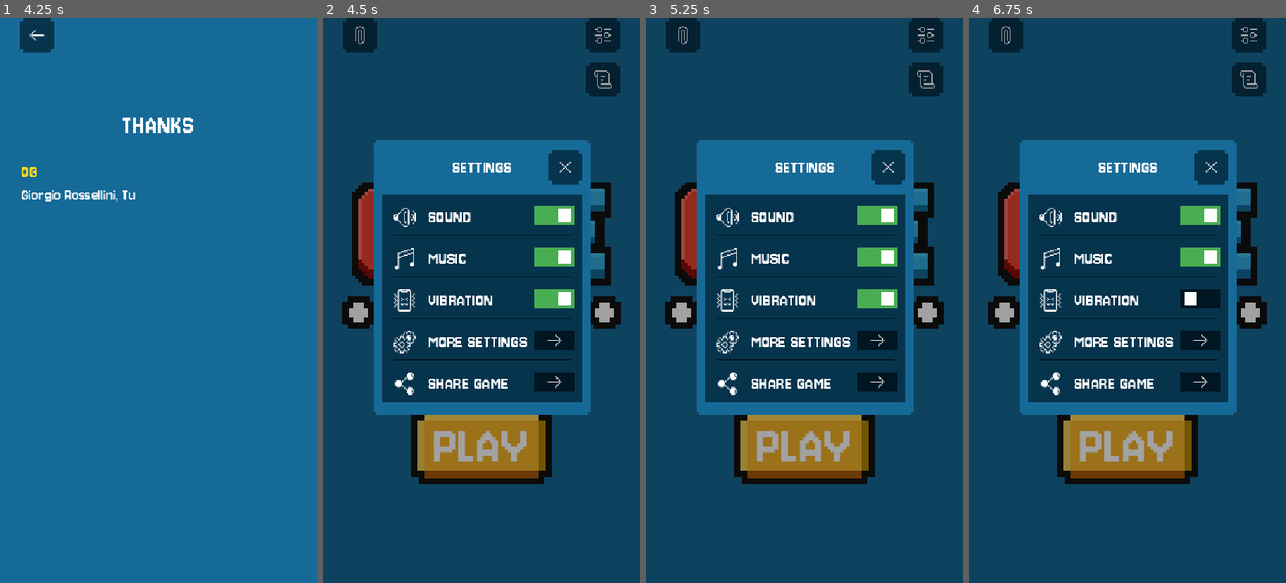
Above: before the commit, frames 1-4 (left to right).
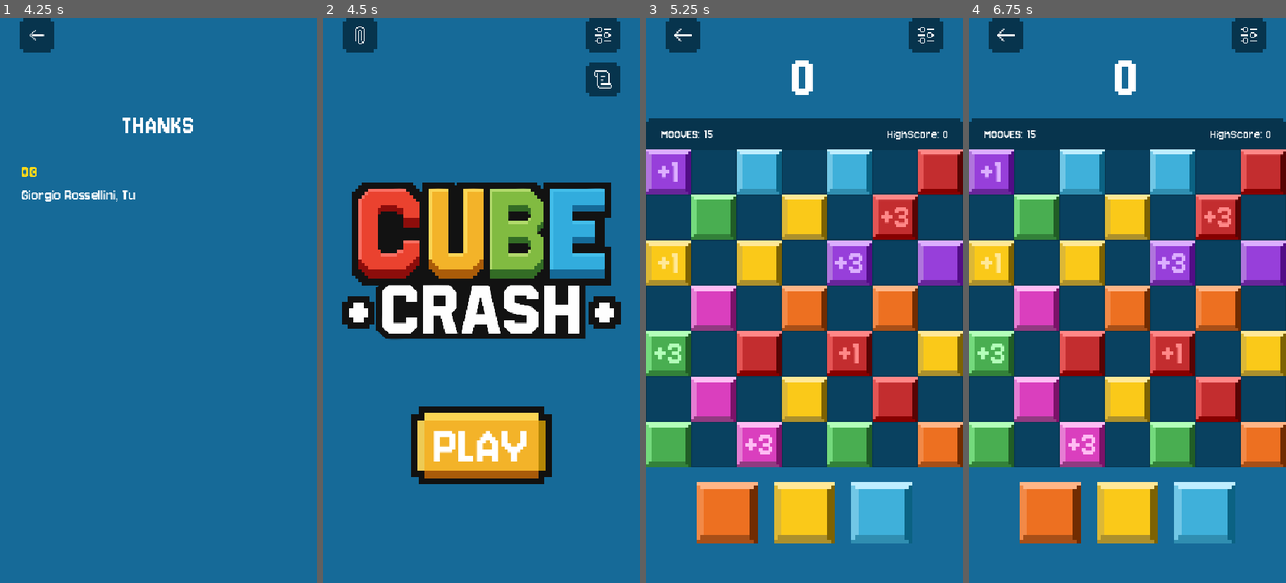
Above: after the commit, the same moments.

Repository: GIORGIOKIRRY/CUBE-CRASH
Game: Godot game, scene res://CORE/Scene/Loading.tscn
The game is run twice, just before and just after one commit, with the same random seed, the same clock (stepped at 60 frames per second) and the same inputs.
Inputs (mouse positions are in pixels of both pictures, inside the frame that each line leads up to):
- Up to frame 1 (4.25 s): move the mouse to (228, 272) at 0.52 s; click (228, 272) at 0.67 s; drag from (95, 328) to (142, 413) at 1.27 s; move the mouse to (190, 176) at 2.02 s; click (190, 176) at 2.17 s; click (278, 80) at 2.75 s; click (231, 340) at 3.5 s
- Up to frame 2 (4.5 s): click (361, 34) at 4.25 s
- Up to frame 3 (5.25 s): click (804, 447) at 5 s
- Up to frame 4 (6.75 s): click (1127, 447) at 5.77 s; click (1200, 300) at 6.52 s

Frame 1 is identical in both runs. In frame 2, 91% of the frame differs, in the area x 0-100%, y 0-100%; in frame 3, 77%; in frame 4, 77%.

Commit message:
Fixes: full bonus moves, placed-cube destroy anim, explosion SFX, hints, thanks-back, shakes
- Bonus-move cubes (+1/+2/+3) always give full value (removed difficulty penalty
  that rounded them to 0 late-game)
- Placed cube now plays full destroy animation: kill the drag scale-tween so it no
  longer fights the dim() scale-pop; match cubes also do a scale pop
- Explosion SFX (explosion.wav) on random balance/combo cube removals
- Hints after 5s idle: bottom cube bounce + target-cell opacity pulse (2 blinks),
  plus swap hint (two cubes move) when no useful placement / no moves
- Placement preview fades opacity to zero instead of vanishing
- MOOVES text shakes when placing with zero moves
- Thanks opened from home: back returns to home (not settings)
- Score +N green popup above the big number; number pop-scale on gain

Co-Authored-By: Claude Opus 4.8 (1M context) <noreply@anthropic.com>

Diff:
--- a/CORE/Script/grid.gd
+++ b/CORE/Script/grid.gd
@@ -150,6 +150,8 @@
 var dragging_from_slot: int = -1
 var drag_start_pos: Vector2 = Vector2.ZERO
 var _placement_preview: Polygon2D = null   # fantasma della cella dove verrà piazzato
+var _preview_fade_tween: Tween = null       # dissolvenza della preview
+var _drag_scale_tween: Tween = null         # tween di scala del cubo trascinato
 var _explo_frames: SpriteFrames = null      # frame dell'animazione di esplosione
 var _moves_since_balance: int = 0           # cooldown mosse per il bilanciamento
 var _last_shown_score: int = -1             # per l'animazione pop del punteggio
@@ -164,6 +166,9 @@
 var _last_action_ms: int = 0                 # ultimo input del player (per i suggerimenti)
 var _hint_ghost: Node2D = null               # fantasma del suggerimento sulla griglia
 var _next_hint_ms: int = 0
+var _hint_swap_tweens: Array = []            # tween dell'animazione suggerimento swap
+var _hint_swap_pieces: Array = []            # cubi animati dallo swap hint
+var _hint_swap_base: Array = []              # posizioni originali da ripristinare
 var _last_diff_update_ms: int = 0            # throttle aggiornamento difficoltà (tempo)
 
 # =========================================================
@@ -355,21 +360,15 @@
 				all_pieces[i][j] = null
 				destroyed_positions.append(Vector2i(i, j))
 
-	# 🔹 Applica bonus mosse se presente
+	# 🔹 Applica bonus mosse: i cubi +1/+2/+3 danno SEMPRE il loro valore pieno.
+	# (La difficoltà nel tempo viene dalla minor frequenza dei cubi-mossa e dai
+	#  vuoti al refill, non dall'azzerare le mosse guadagnate.)
 	if bonus_moves > 0:
-		# SFX: nuova mossa guadagnata (pezzo +1/+2/+3 distrutto)
 		settings.play_newmove()
-
-		var penalty_ratio: float = clamp(0.15 + difficulty_level * 0.08, 0.0, 0.85)
-		var penalized: int = int(round(bonus_moves * (1.0 - penalty_ratio)))
-
-		current_moves += penalized
-		_show_move_gain_popup(penalized)
+		current_moves += bonus_moves
+		_show_move_gain_popup(bonus_moves)
 		update_moves_label()
-
-		print("Bonus:", bonus_moves,
-			" | penalty %:", penalty_ratio,
-			" | final:", penalized)
+		print("Bonus mosse:", bonus_moves, " -> mosse totali:", current_moves)
 
 	# Applica punteggio
 	if destroyed_count > 0:
@@ -683,6 +682,9 @@
 			and current_moves > 0:
 				# Inserimento dalla BottomGrid: se spot vuoto, rimane anche senza match
 				dragging_piece.set_meta("origin", "grid")
+				# ferma il tween di scala del drag: altrimenti combatte con il pop di dim()
+				if _drag_scale_tween != null and _drag_scale_tween.is_valid():
+					_drag_scale_tween.kill()
 				dragging_piece.scale = Vector2(GRID_PIECE_SCALE, GRID_PIECE_SCALE)
 				dragging_piece.global_position = grid_to_pixel(target_grid.x, target_grid.y)
 				all_pieces[target_grid.x][target_grid.y] = dragging_piece
@@ -724,6 +726,9 @@
 				# Ritorna allo slot originale se non valido
 				dragging_piece.global_position = _bottom_slot_pixel(dragging_from_slot)
 				_tween_piece_scale(dragging_piece, BOTTOM_PIECE_SCALE)
+				# posto valido ma niente mosse -> scuoti "MOOVES" per farlo capire
+				if current_moves <= 0 and is_in_grid(target_grid) and all_pieces[target_grid.x][target_grid.y] == null:
+					_shake_moves_label()
 
 			# Reset parametri di drag
 			_hide_placement_preview()
@@ -1111,6 +1116,7 @@
 		return
 	var tw := p.create_tween()
 	tw.tween_property(p, "scale", Vector2(s, s), 0.15).set_trans(Tween.TRANS_QUAD).set_ease(Tween.EASE_OUT)
+	_drag_scale_tween = tw
 
 func _moves_color(m: int) -> Color:
 	if m <= 1:
@@ -1189,12 +1195,25 @@
 	var g := pixel_to_grid(get_global_mouse_position().x, get_global_mouse_position().y)
 	if is_in_grid(g) and all_pieces[g.x][g.y] == null and current_moves > 0:
 		_ensure_placement_preview()
+		if _preview_fade_tween != null and _preview_fade_tween.is_valid():
+			_preview_fade_tween.kill()
 		_placement_preview.position = grid_to_pixel(g.x, g.y)
+		_placement_preview.modulate.a = 1.0
 		_placement_preview.visible = true
 	else:
 		_hide_placement_preview()
 
 func _hide_placement_preview() -> void:
+	if _placement_preview == null or not _placement_preview.visible:
+		return
+	# dissolvenza dolce dell'opacità fino a zero (non scompare di colpo)
+	if _preview_fade_tween != null and _preview_fade_tween.is_valid():
+		_preview_fade_tween.kill()
+	_preview_fade_tween = _placement_preview.create_tween()
+	_preview_fade_tween.tween_property(_placement_preview, "modulate:a", 0.0, 0.18).set_trans(Tween.TRANS_SINE)
+	_preview_fade_tween.tween_callback(_on_preview_faded)
+
+func _on_preview_faded() -> void:
 	if _placement_preview != null:
 		_placement_preview.visible = false
 
@@ -1268,7 +1287,7 @@
 	# la cella esplosa torna un buco: spazio reale e duraturo per il player
 	cell_active[c.x][c.y] = false
 	_spawn_explosion(grid_to_pixel(c.x, c.y), piece)
-	settings.play_destroy()
+	settings.play_explosion()
 	settings.vibrate(45)
 
 # =========================================================
@@ -1317,11 +1336,51 @@
 	return {}
 
 func _show_hint() -> void:
-	var move := _find_useful_move()
-	if move.is_empty():
-		return
-	_bounce_bottom_piece(int(move["slot"]))
-	_wiggle_hint_at(move["cell"], bottom_pieces[int(move["slot"])])
+	# 1) se hai mosse e c'è un piazzamento utile dei 3 cubi in basso, suggerisci quello
+	if current_moves > 0:
+		var move := _find_useful_move()
+		if not move.is_empty():
+			_bounce_bottom_piece(int(move["slot"]))
+			_wiggle_hint_at(move["cell"], bottom_pieces[int(move["slot"])])
+			return
+	# 2) altrimenti (mosse finite o niente piazzamento utile): suggerisci uno swap nella griglia
+	var sw := _find_useful_swap()
+	if not sw.is_empty():
+		_show_swap_hint(sw["a"], sw["b"])
+
+# Trova uno scambio tra due cubi adiacenti che forma un match: {a, b} oppure {}
+func _find_useful_swap() -> Dictionary:
+	for y in range(height):
+		for x in range(width):
+			if x + 1 < width and _would_form_match_if_swap(x, y, x + 1, y):
+				return {"a": Vector2i(x, y), "b": Vector2i(x + 1, y)}
+			if y + 1 < height and _would_form_match_if_swap(x, y, x, y + 1):
+				return {"a": Vector2i(x, y), "b": Vector2i(x, y + 1)}
+	return {}
+
+# Mostra lo scambio suggerito: i due cubi si muovono l'uno verso l'altro e tornano
+func _show_swap_hint(a: Vector2i, b: Vector2i) -> void:
+	_clear_hint()
+	var pa = all_pieces[a.x][a.y]
+	var pb = all_pieces[b.x][b.y]
+	if pa == null or pb == null:
+		return
+	var pa_pos: Vector2 = grid_to_pixel(a.x, a.y)
+	var pb_pos: Vector2 = grid_to_pixel(b.x, b.y)
+	_hint_swap_pieces = [pa, pb]
+	_hint_swap_base = [pa_pos, pb_pos]
+	if pa is CanvasItem: pa.z_index = 40
+	if pb is CanvasItem: pb.z_index = 40
+	# un tween per cubo (concorrenti): ognuno va verso l'altro e torna, 3 volte
+	var pa_to: Vector2 = pa_pos.lerp(pb_pos, 0.5)
+	var pb_to: Vector2 = pb_pos.lerp(pa_pos, 0.5)
+	var ta: Tween = pa.create_tween().set_loops(3)
+	ta.tween_property(pa, "position", pa_to, 0.3).set_trans(Tween.TRANS_SINE)
+	ta.tween_property(pa, "position", pa_pos, 0.3).set_trans(Tween.TRANS_SINE)
+	var tb: Tween = pb.create_tween().set_loops(3)
+	tb.tween_property(pb, "position", pb_to, 0.3).set_trans(Tween.TRANS_SINE)
+	tb.tween_property(pb, "position", pb_pos, 0.3).set_trans(Tween.TRANS_SINE)
+	_hint_swap_tweens = [ta, tb]
 
 # Uno dei 3 cubi in basso rimbalza (utile da posizionare)
 func _bounce_bottom_piece(slot: int) -> void:
@@ -1341,20 +1400,49 @@
 	if src != null and src.has_node("Sprite2D"):
 		ghost.texture = src.get_node("Sprite2D").texture
 	ghost.scale = Vector2(CELL_SPRITE_SCALE, CELL_SPRITE_SCALE)
-	ghost.modulate = Color(1, 1, 1, 0.55)
+	ghost.modulate = Color(1, 1, 1, 0.0)   # parte invisibile
 	ghost.z_index = 60
 	ghost.position = grid_to_pixel(cell.x, cell.y)
 	add_child(ghost)
 	_hint_ghost = ghost
-	# pulsazione di opacità (appare/scompare), NIENTE movimento laterale
-	var tw := ghost.create_tween().set_loops(4)
-	tw.tween_property(ghost, "modulate:a", 0.12, 0.45).set_trans(Tween.TRANS_SINE)
-	tw.tween_property(ghost, "modulate:a", 0.7, 0.45).set_trans(Tween.TRANS_SINE)
+	# lampeggia 2 volte: 0 -> poca opacità -> 0 (niente movimento laterale)
+	var peak := 0.6
+	var tw := ghost.create_tween().set_loops(2)
+	tw.tween_property(ghost, "modulate:a", peak, 0.28).set_trans(Tween.TRANS_SINE)
+	tw.tween_property(ghost, "modulate:a", 0.0, 0.28).set_trans(Tween.TRANS_SINE)
+	# dopo i 2 lampeggi la preview sparisce; ricompare al prossimo ciclo (HINT_REPEAT_MS)
 	var life := ghost.create_tween()
-	life.tween_interval(3.6)
+	life.tween_interval(2.0 * 0.56 + 0.15)
 	life.tween_callback(ghost.queue_free)
 
 func _clear_hint() -> void:
 	if _hint_ghost != null and is_instance_valid(_hint_ghost):
 		_hint_ghost.queue_free()
 	_hint_ghost = null
+	# ferma l'eventuale animazione di swap e ripristina le posizioni dei cubi
+	for t in _hint_swap_tweens:
+		if t != null and t.is_valid():
+			t.kill()
+	_hint_swap_tweens = []
+	for i in range(_hint_swap_pieces.size()):
+		var p = _hint_swap_pieces[i]
+		if p != null and is_instance_valid(p):
+			p.position = _hint_swap_base[i]
+			if p is CanvasItem:
+				p.z_index = 0
+	_hint_swap_pieces = []
+	_hint_swap_base = []
+
+# Scuote il testo "MOOVES" + numero (in alto a sinistra) quando si prova a
+# posizionare un cubo ma le mosse sono finite.
+func _shake_moves_label() -> void:
+	var m = get_node_or_null("../UI/MOOVES")
+	if m == null or not (m is Control):
+		return
+	settings.vibrate(35)
+	var base_x: float = m.position.x
+	var tw: Tween = m.create_tween()
+	for i in 4:
+		tw.tween_property(m, "position:x", base_x - 12.0, 0.05).set_trans(Tween.TRANS_SINE)
+		tw.tween_property(m, "position:x", base_x + 12.0, 0.05).set_trans(Tween.TRANS_SINE)
+	tw.tween_property(m, "position:x", base_x, 0.05)
--- a/CORE/Script/piece.gd
+++ b/CORE/Script/piece.gd
@@ -17,6 +17,10 @@
 
 func dim():
 	Player.active = true
-	#var sprite = get_node("Sprite2D")
-	#sprite.modulate = Color(1,1,1,.5)
 	Player.play("match")
+	# pop di scala (ingrandimento) così TUTTI i cubi del match — anche quello appena
+	# piazzato — mostrano chiaramente l'animazione prima di distruggersi
+	scale = Vector2.ONE
+	var tw := create_tween()
+	tw.tween_property(self, "scale", Vector2(1.18, 1.18), 0.12).set_trans(Tween.TRANS_SINE).set_ease(Tween.EASE_OUT)
+	tw.tween_property(self, "scale", Vector2.ONE, 0.16).set_trans(Tween.TRANS_SINE)
--- a/CORE/Script/settings_menu.gd
+++ b/CORE/Script/settings_menu.gd
@@ -36,6 +36,7 @@
 
 var _more_root: Control = null
 var _subpages: Dictionary = {}   # nome -> Control
+var _opened_from_home: bool = false   # thanks aperto direttamente dalla home
 
 # ==========================
 # Ready
@@ -73,6 +74,7 @@
 # ==========================
 func _on_more_button_pressed() -> void:
 	settings.button_feedback()
+	_opened_from_home = false
 	_show_more(true)
 
 func _show_more(on: bool) -> void:
@@ -171,6 +173,7 @@
 
 # Apertura diretta dei ringraziamenti dalla home (tastino pergamena in alto a destra)
 func open_thanks_from_home() -> void:
+	_opened_from_home = true
 	visible = true
 	_show_more(false)
 	_show_subpage("thanks")
@@ -222,6 +225,12 @@
 func _on_subpage_back() -> void:
 	settings.button_feedback()
 	_hide_subpages()
+	# se la sotto-pagina era stata aperta direttamente dalla home, torna alla home
+	# (chiudi tutto il menu) invece di mostrare i settings
+	if _opened_from_home:
+		_opened_from_home = false
+		visible = false
+		MenuClosed.emit()
 
 func _make_text(txt: String, color: Color, size: int) -> Label:
 	var l := Label.new()
--- a/settings.gd
+++ b/settings.gd
@@ -29,10 +29,12 @@
 var _sfx_tap: AudioStreamPlayer
 var _sfx_destroy: AudioStreamPlayer
 var _sfx_newmove: AudioStreamPlayer
+var _sfx_explosion: AudioStreamPlayer
 
 const SFX_TAP_PATH := "res://CORE/Assets/Music&Sound/SFX/tap.mp3"
 const SFX_DESTROY_PATH := "res://CORE/Assets/Music&Sound/SFX/destroy.mp3"
 const SFX_NEWMOVE_PATH := "res://CORE/Assets/Music&Sound/SFX/newmove.mp3"
+const SFX_EXPLOSION_PATH := "res://CORE/Assets/Music&Sound/SFX/explosion.wav"
 
 func _ready() -> void:
 	_setup_music_players()
@@ -59,6 +61,7 @@
 	_sfx_tap = _make_sfx(SFX_TAP_PATH)
 	_sfx_destroy = _make_sfx(SFX_DESTROY_PATH)
 	_sfx_newmove = _make_sfx(SFX_NEWMOVE_PATH)
+	_sfx_explosion = _make_sfx(SFX_EXPLOSION_PATH)
 
 func _make_sfx(path: String) -> AudioStreamPlayer:
 	var p := AudioStreamPlayer.new()
@@ -124,6 +127,9 @@
 
 func play_newmove() -> void:
 	_play_sfx(_sfx_newmove)
+
+func play_explosion() -> void:
+	_play_sfx(_sfx_explosion)
 
 func _play_sfx(p: AudioStreamPlayer) -> void:
 	if p == null or not sound_enabled:
Not shown, added: CORE/Assets/Music&Sound/SFX/explosion.wav.import
Not shown, added: CORE/Assets/Music&Sound/SFX/explosion.wav
